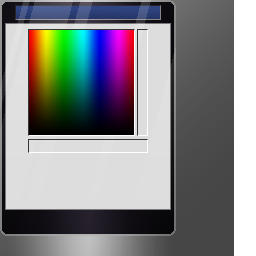
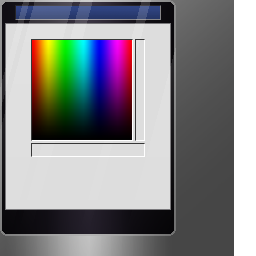
The second (256, 256) image is a revision of the first. Changes to its layers:
painted on "colorizer" over <box>28,29,148,157</box>
